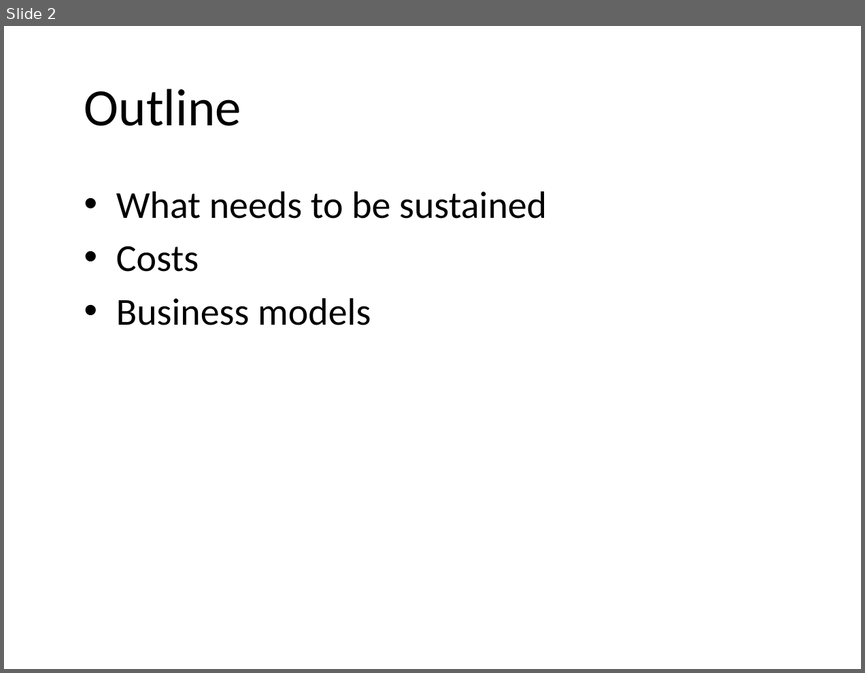
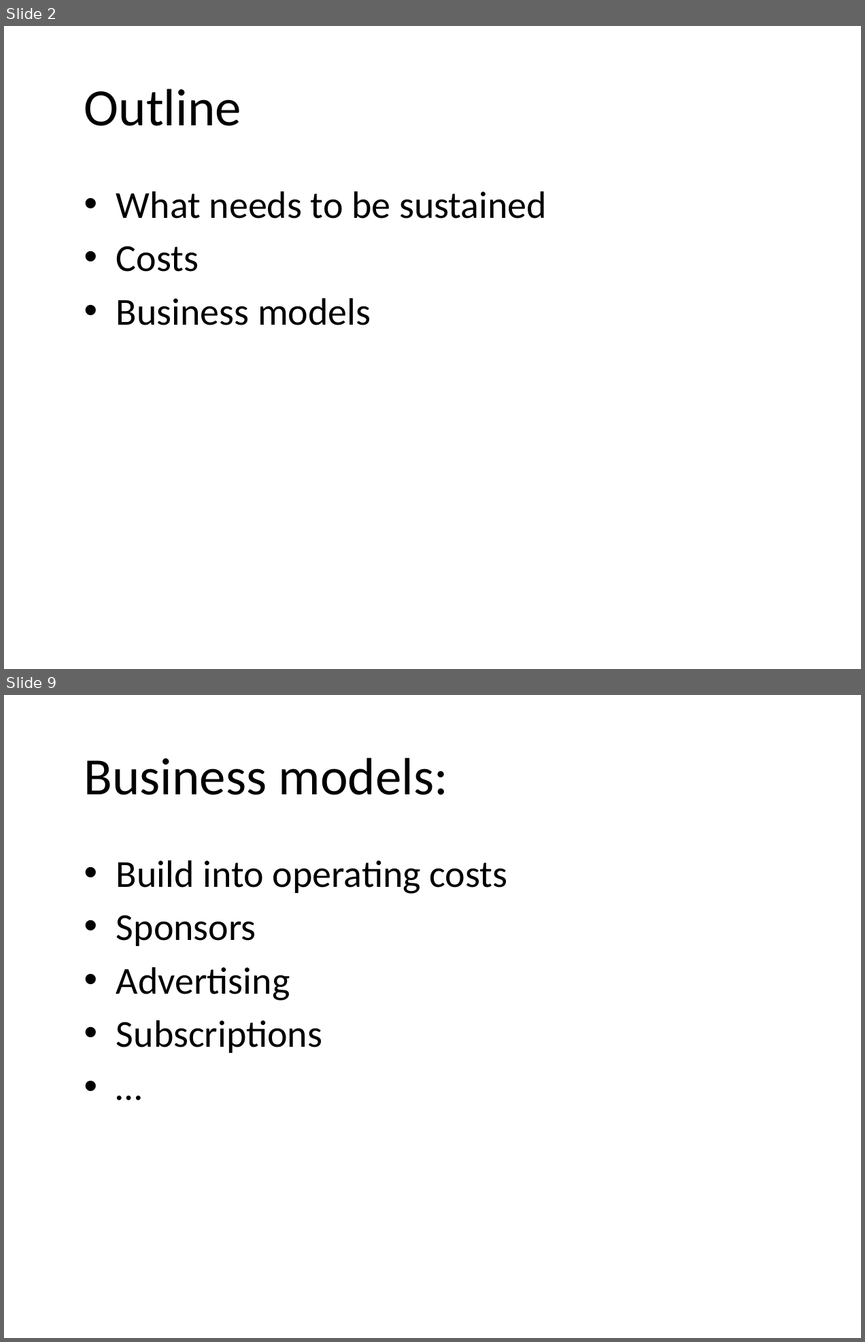
Before and after one commit to usgin/Workshops, a slide deck: WesternRegionalWorkshop/NGDSSustainability.pptx. Shown one above the other, each under a label of ours: slide 2 before the commit, slides 2 and 9 after it; the slides between them are not shown. The pictures are 865x673 and 865x1342 pixels, drawn with LibreOffice and Linux fonts; fonts in the diff are those of the drawing; background and template pictures are left out. Boxes give left, top, right and bottom in pixels: in the first picture for what was removed or moved away, otherwise in the second. Text is boxed around its words. In the diff, an @@ line names an element or a change of style, - is before the commit and + after.

```diff
--- a/WesternRegionalWorkshop/NGDSSustainability.pptx
+++ b/WesternRegionalWorkshop/NGDSSustainability.pptx
@@ slide 9 added at <box>4,695,861,1338</box>, background picture (left out) @@
@@ title added at <box>84,758,448,795</box>, 44 pt, text #000000 @@
+Business models:
@@ text added at <box>116,860,508,1053</box>, 32 pt, text #000000 @@
+• Build into operating costs
+• Sponsors
+• Advertising
+• Subscriptions
+• …
```
Also in this commit, not shown: 2 slides changed, 4 other slides added, 2 other files.
